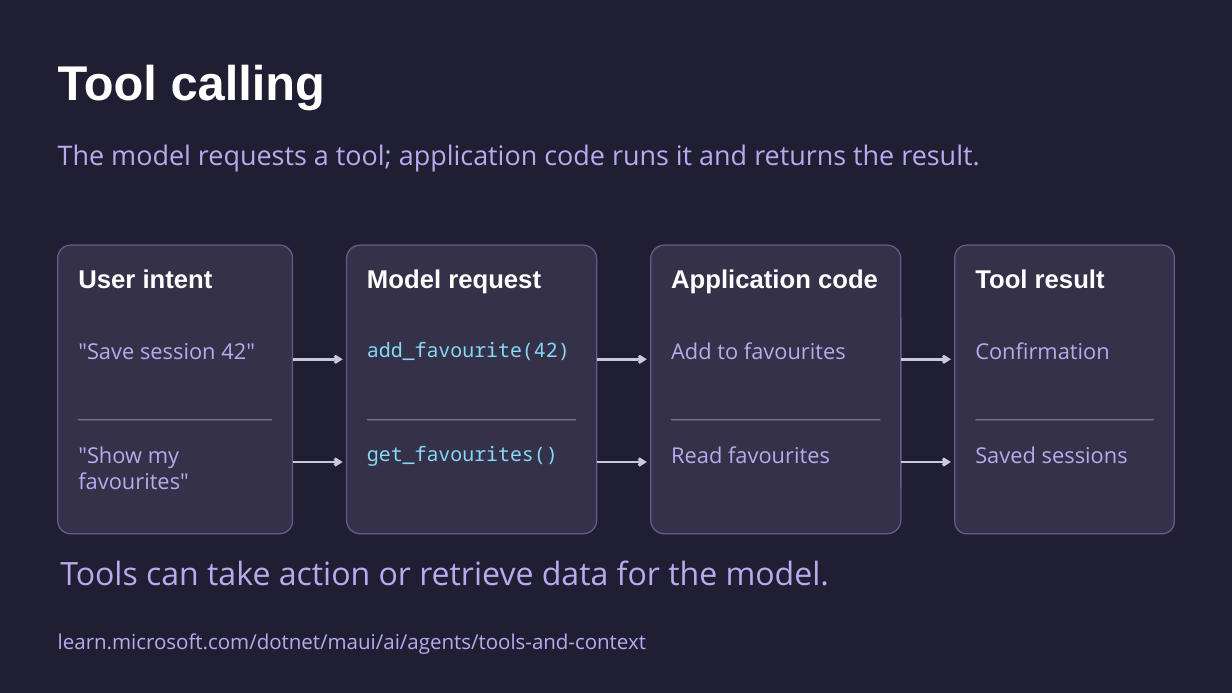
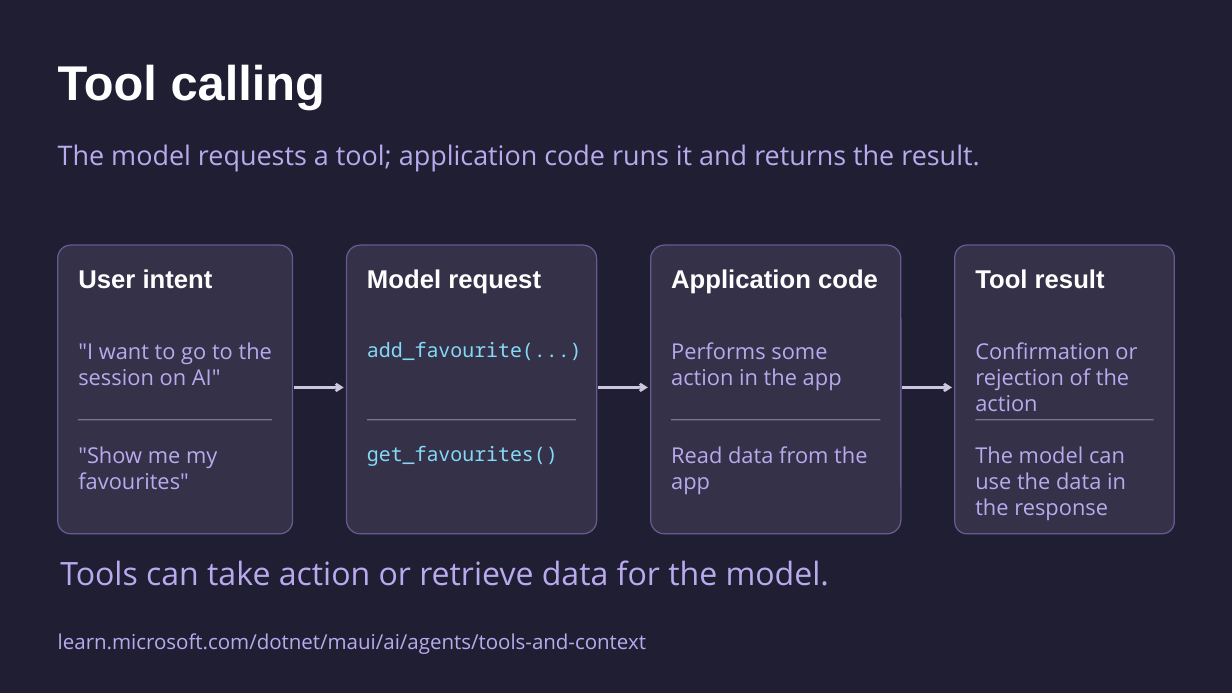
Before and after one commit to mattleibow/dotnetconf2026, a slide deck: slide 27 of slides.pptx. Drawn at 1232x693 pixels with LibreOffice and Linux fonts; fonts in the diff are those of the drawing. Boxes give left, top, right and bottom in pixels: in the first picture for what was removed or moved away, otherwise in the second. Text is boxed around its words. In the diff, an @@ line names an element or a change of style, - is before the commit and + after.

```diff
--- a/slides.pptx
+++ b/slides.pptx
@@ text at [78, 342, 272, 385]: text changed @@
-"Save session 42"
+"I want to go to the session on AI"
@@ text at [367, 342, 582, 360]: text changed @@
-add_favourite(42)
+add_favourite(...)
@@ text at [671, 342, 842, 390]: text changed @@
-Add to favourites
+Performs some action in the app
@@ text at [975, 342, 1137, 411]: text changed @@
-Confirmation
+Confirmation or rejection of the action
@@ arrow removed from (293, 360) to (343, 360) @@
@@ arrow removed from (597, 360) to (647, 360) @@
@@ arrow removed from (901, 360) to (951, 360) @@
@@ 3 arrows: place and size @@
-3 arrows at [293, 462, 951, 462]
+3 arrows at [294, 387, 952, 387]
@@ text at [78, 446, 217, 489]: text changed @@
-"Show my favourites"
+"Show me my favourites"
@@ text at [671, 446, 867, 494]: text changed @@
-Read favourites
+Read data from the app
@@ text at [975, 446, 1126, 520]: text changed @@
-Saved sessions
+The model can use the data in the response
```
Also in this commit, not shown: 3 other slides changed, 2 slides added.
